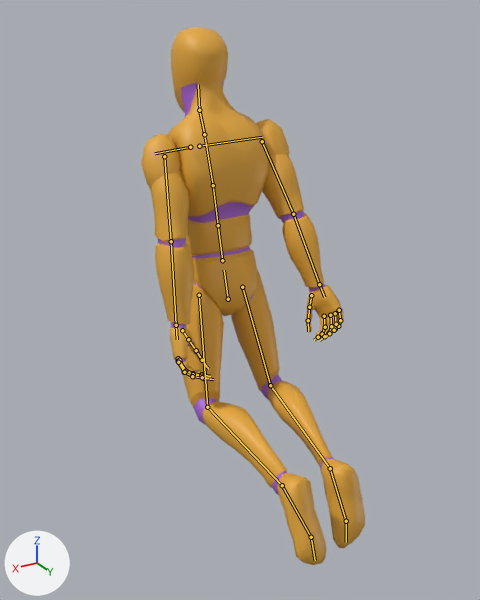
An edit to the glTF model assets/humanoid/humanoid_clips.glb, drawn before and after from the same camera.
Rendered twice from a 50 mm camera at (1.097, 1.897, 2.163) aimed at (0.001, 0.069, 1.249). The axes (+X, +Y, +Z) are drawn at lower left. The lights are the same throughout. The picture after the commit comes second. Both versions are drawn at frame 1 of the action 'Fly_Fwd'; the numbers are the values there. The bones that change, and the others that lie on the model, are drawn over the model as lines.

Objects in the first picture: 'Mannequin'.
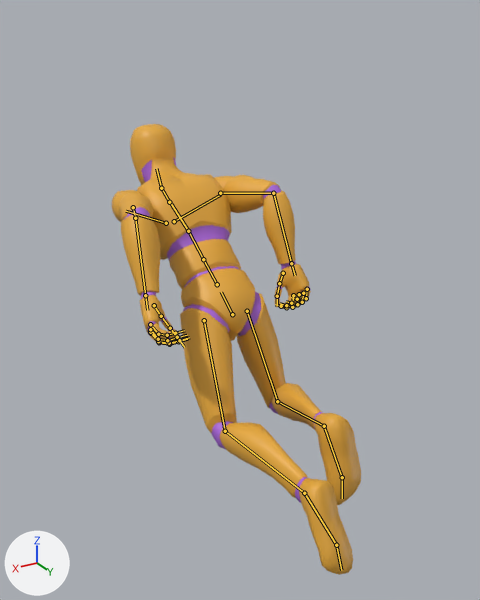
Commit message: Fly_Fwd from golden poses: Fly_Up and Fly_Down on a two-pump loop

The change in detail:
Bone 'pelvis' (bone_pelvis) moves from (0.009, 0.314, -0.03) to (-0.003, 0.254, -0.024).
Bone 'pelvis' (bone_pelvis) turns from (4, -1, 2) to (43, -1, 1) degrees about its own x, y and z.
Bone 'spine_01' (bone_spine_01) turns from (4, 1, -1) to (7, 0, -1) degrees about its own x, y and z.
Bone 'spine_02' (bone_spine_02) turns from (4, 1, -1) to (7, 0, -1) degrees about its own x, y and z.
Bone 'spine_03' (bone_spine_03) turns from (4, 1, -1) to (6, 0, -1) degrees about its own x, y and z.
Bone 'upperarm_l' (bone_upperarm_l) turns from (-9, 22, -79) to (-33, 12, -69) degrees about its own x, y and z.
Bone 'lowerarm_l' (bone_lowerarm_l) turns from (11, 0, 0) to (59, 0, 0) degrees about its own x, y and z.
Bone 'index_01_l' (bone_index_01_l) turns from (25, 0, 0) to (32, 0, 0) degrees about its own x, y and z.
Bone 'index_02_l' (bone_index_02_l) turns from (32, 0, 0) to (41, 0, 0) degrees about its own x, y and z.
Bone 'middle_01_l' (bone_middle_01_l) turns from (25, 0, 0) to (32, 0, 0) degrees about its own x, y and z.
Bone 'middle_02_l' (bone_middle_02_l) turns from (32, 0, 0) to (41, 0, 0) degrees about its own x, y and z.
Bone 'pinky_01_l' (bone_pinky_01_l) turns from (25, 0, 0) to (32, 0, 0) degrees about its own x, y and z.
Bone 'pinky_02_l' (bone_pinky_02_l) turns from (32, 0, 0) to (41, 0, 0) degrees about its own x, y and z.
Bone 'ring_01_l' (bone_ring_01_l) turns from (25, 0, 0) to (32, 0, 0) degrees about its own x, y and z.
Bone 'ring_02_l' (bone_ring_02_l) turns from (32, 0, 0) to (41, 0, 0) degrees about its own x, y and z.
Bone 'thumb_03_l' (bone_thumb_03_l) turns from (9, 0, 0) to (12, 0, 0) degrees about its own x, y and z.
Bone 'clavicle_r' (bone_clavicle_r) turns from (-3, -1, 0) to (-3, -1, 1) degrees about its own x, y and z.
Bone 'upperarm_r' (bone_upperarm_r) turns from (-9, -24, 79) to (-35, -14, 75) degrees about its own x, y and z.
Bone 'lowerarm_r' (bone_lowerarm_r) turns from (2, 0, 0) to (73, 0, 0) degrees about its own x, y and z.
Bone 'index_01_r' (bone_index_01_r) turns from (30, 0, 0) to (37, 0, 0) degrees about its own x, y and z.
Bone 'index_02_r' (bone_index_02_r) turns from (39, 0, 0) to (48, 0, 0) degrees about its own x, y and z.
Bone 'middle_01_r' (bone_middle_01_r) turns from (30, 0, 0) to (37, 0, 0) degrees about its own x, y and z.
Bone 'middle_02_r' (bone_middle_02_r) turns from (39, 0, 0) to (48, 0, 0) degrees about its own x, y and z.
Bone 'pinky_01_r' (bone_pinky_01_r) turns from (30, 0, 0) to (37, 0, 0) degrees about its own x, y and z.
Bone 'pinky_02_r' (bone_pinky_02_r) turns from (39, 0, 0) to (48, 0, 0) degrees about its own x, y and z.
Bone 'ring_01_r' (bone_ring_01_r) turns from (30, 0, 0) to (37, 0, 0) degrees about its own x, y and z.
Bone 'ring_02_r' (bone_ring_02_r) turns from (39, 0, 0) to (48, 0, 0) degrees about its own x, y and z.
Bone 'neck_01' (bone_neck_01) turns from (-7, 0, 1) to (-16, 0, 1) degrees about its own x, y and z.
Bone 'Head' (bone_head) turns from (-8, 0, 1) to (-19, 0, 1) degrees about its own x, y and z.
Bone 'thigh_l' (bone_thigh_l) turns from (18, -9, -9) to (-11, -10, -2) degrees about its own x, y and z.
Bone 'foot_l' (bone_foot_l) turns from (35, 3, 10) to (28, 2, 9) degrees about its own x, y and z.
Bone 'thigh_r' (bone_thigh_r) turns from (12, 6, 12) to (-32, 14, 8) degrees about its own x, y and z.
Bone 'calf_r' (bone_calf_r) turns from (57, 0, 0) to (96, 0, 0) degrees about its own x, y and z.
Bone 'foot_r' (bone_foot_r) turns from (32, 0, -11) to (-1, -11, -10) degrees about its own x, y and z.

Changed parts and their boxes (x1, y1, x2, y2) in the pictures (480 x 600 px):
'Mannequin', posed (11% wider, 16% shorter): before (141, 27, 365, 565); after (112, 124, 361, 575)
bone 'pelvis', root to tip: before (228, 299) to (224, 270); after (232, 314) to (221, 292)
bone 'spine_01', root to tip: before (222, 260) to (218, 225); after (217, 284) to (203, 259)
bone 'spine_02', root to tip: before (218, 225) to (213, 185); after (203, 259) to (188, 231)
bone 'spine_03', root to tip: before (213, 185) to (205, 137); after (188, 231) to (171, 203)
bone 'upperarm_l', root to tip: before (164, 156) to (171, 241); after (133, 207) to (135, 218)
bone 'lowerarm_l', root to tip: before (171, 241) to (176, 325); after (135, 218) to (145, 295)
bone 'index_01_l', root to tip: before (178, 358) to (184, 369); after (151, 333) to (159, 342)
bone 'index_02_l', root to tip: before (184, 369) to (193, 373); after (159, 342) to (169, 344)
bone 'middle_01_l', root to tip: before (178, 361) to (184, 372); after (150, 332) to (158, 341)
bone 'middle_02_l', root to tip: before (184, 372) to (193, 376); after (158, 341) to (169, 343)
bone 'pinky_01_l', root to tip: before (179, 360) to (185, 371); after (150, 324) to (158, 334)
bone 'pinky_02_l', root to tip: before (185, 371) to (193, 374); after (158, 334) to (167, 335)
bone 'ring_01_l', root to tip: before (178, 362) to (184, 372); after (150, 329) to (158, 339)
bone 'ring_02_l', root to tip: before (184, 372) to (192, 376); after (158, 339) to (167, 340)
bone 'thumb_03_l', root to tip: before (196, 350) to (202, 360); after (170, 328) to (177, 337)
bone 'clavicle_r', root to tip: before (199, 146) to (262, 137); after (174, 221) to (221, 194)
bone 'upperarm_r', root to tip: before (262, 141) to (293, 214); after (220, 193) to (273, 193)
bone 'lowerarm_r', root to tip: before (293, 214) to (319, 284); after (273, 193) to (291, 263)
bone 'index_01_r', root to tip: before (324, 316) to (325, 327); after (293, 295) to (292, 305)
bone 'index_02_r', root to tip: before (325, 327) to (322, 334); after (292, 305) to (286, 307)
bone 'middle_01_r', root to tip: before (330, 315) to (331, 326); after (299, 294) to (297, 304)
bone 'middle_02_r', root to tip: before (331, 326) to (329, 333); after (297, 304) to (292, 307)
bone 'pinky_01_r', root to tip: before (339, 310) to (340, 320); after (307, 289) to (306, 298)
bone 'pinky_02_r', root to tip: before (340, 320) to (338, 326); after (306, 298) to (302, 300)
bone 'ring_01_r', root to tip: before (335, 313) to (336, 324); after (303, 293) to (302, 302)
bone 'ring_02_r', root to tip: before (336, 324) to (334, 330); after (302, 302) to (297, 304)
bone 'neck_01', root to tip: before (204, 134) to (199, 110); after (169, 202) to (161, 188)
bone 'Head', root to tip: before (199, 110) to (198, 84); after (161, 188) to (156, 168)
bone 'thigh_l', root to tip: before (199, 295) to (207, 407); after (204, 320) to (225, 431)
bone 'foot_l', root to tip: before (282, 485) to (311, 537); after (304, 493) to (336, 545)
bone 'thigh_r', root to tip: before (242, 287) to (270, 385); after (247, 311) to (277, 401)
bone 'calf_r', root to tip: before (270, 385) to (330, 468); after (277, 401) to (324, 426)
bone 'foot_r', root to tip: before (330, 468) to (346, 521); after (324, 426) to (342, 477)
